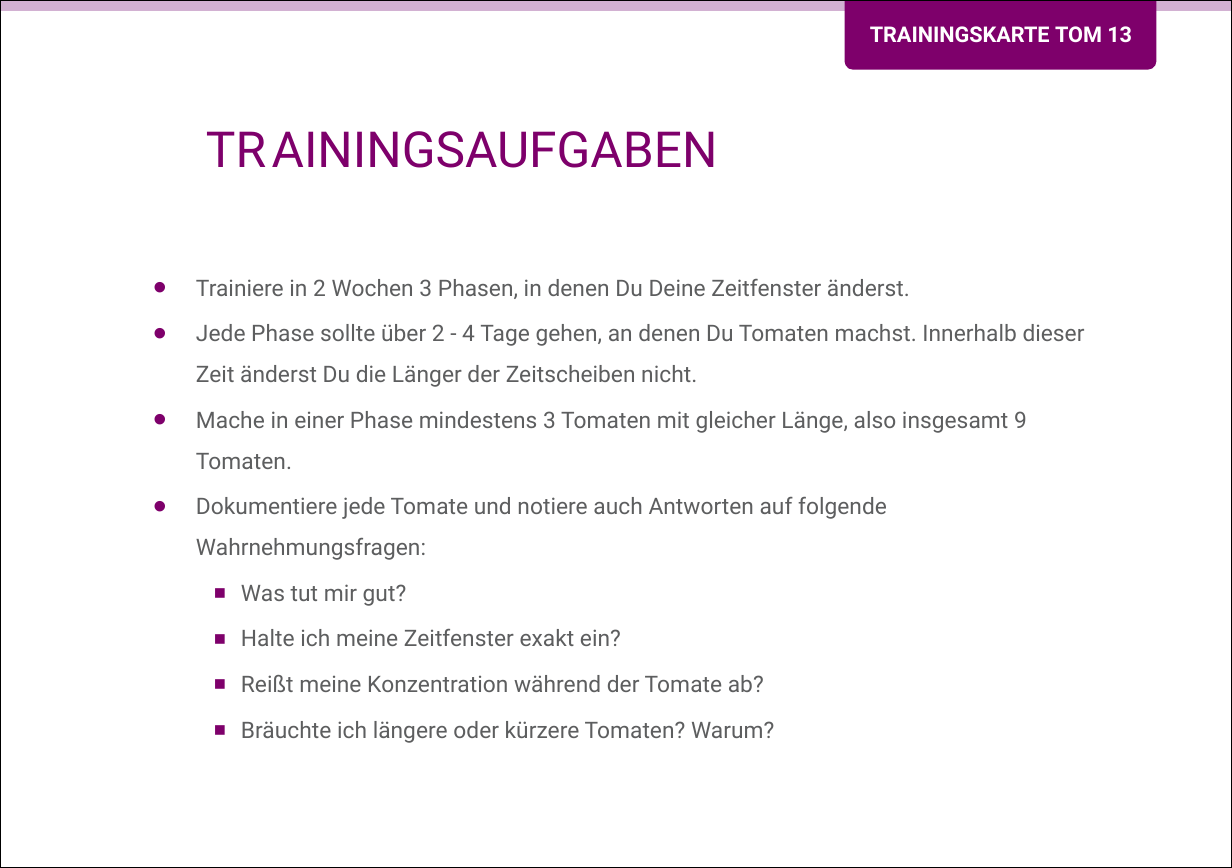
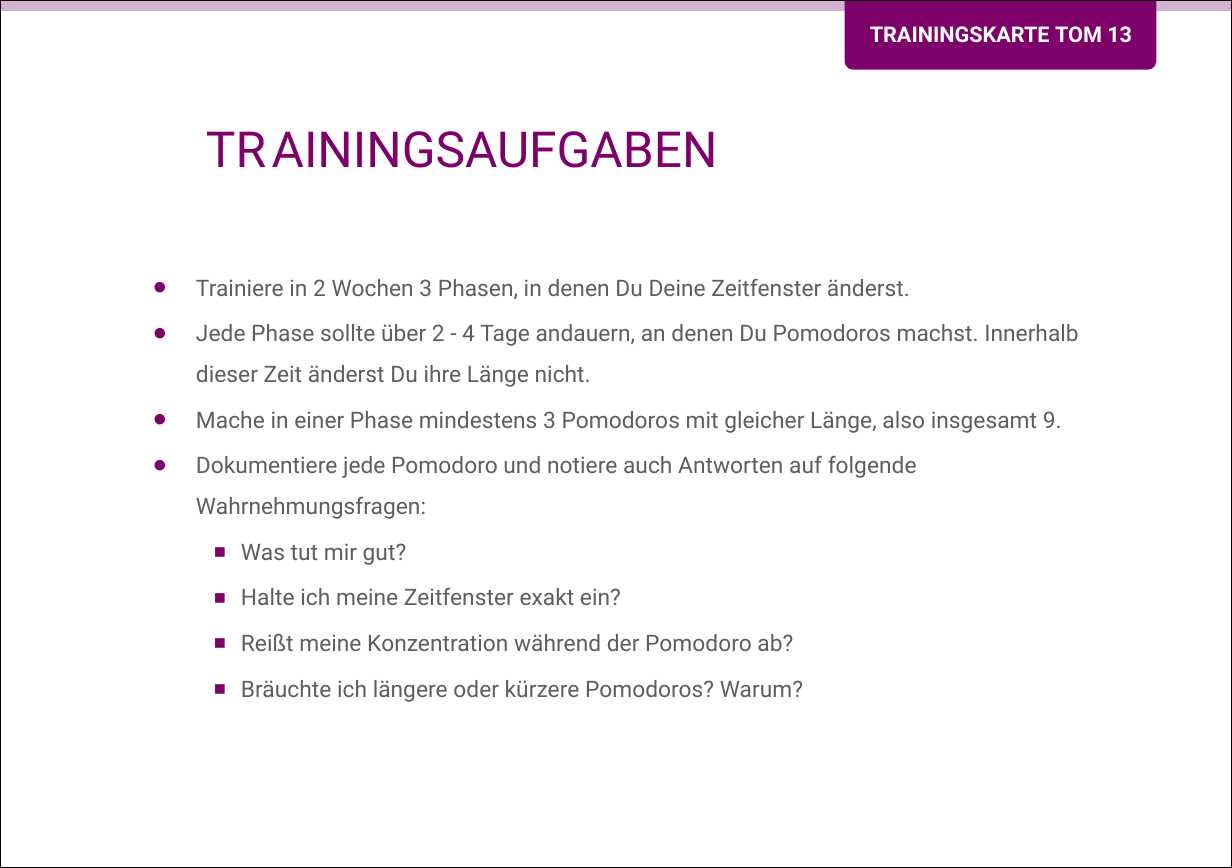
Before and after one commit to Teamtool/training-materials, a slide deck: slide 2 of training-cards/music moves/Tomatoes (TOM)/ger/apprentice/ger_TOM_13_Spiele_mit_der_Zeit_MM_A.pptx. Drawn at 1232x868 pixels with LibreOffice and Linux fonts; fonts in the diff are those of the drawing; background and template pictures are left out. Boxes give left, top, right and bottom in pixels: in the first picture for what was removed or moved away, otherwise in the second. Text is boxed around its words. In the diff, an @@ line names an element or a change of style, - is before the commit and + after.

Commit message:
TOM 13 Spiele mit der Zeit
Für Promotion überarbeitet

```diff
--- a/training-cards/music moves/Tomatoes (TOM)/ger/apprentice/ger_TOM_13_Spiele_mit_der_Zeit_MM_A.pptx
+++ b/training-cards/music moves/Tomatoes (TOM)/ger/apprentice/ger_TOM_13_Spiele_mit_der_Zeit_MM_A.pptx
@@ text at bbox=[196, 324, 1078, 519]: text changed @@
-• Jede Phase sollte über 2 - 4 Tage gehen, an denen Du Tomaten machst. Innerhalb dieser Zeit änderst Du die Länger der Zeitscheiben nicht.
-• Mache in einer Phase mindestens 3 Tomaten mit gleicher Länge, also insgesamt 9 Tomaten.
-• Dokumentiere jede Tomate und notiere auch Antworten auf folgende Wahrnehmungsfragen:
+• Jede Phase sollte über 2 - 4 Tage andauern, an denen Du Pomodoros machst. Innerhalb dieser Zeit änderst Du ihre Länge nicht.
+• Mache in einer Phase mindestens 3 Pomodoros mit gleicher Länge, also insgesamt 9.
+• Dokumentiere jede Pomodoro und notiere auch Antworten auf folgende Wahrnehmungsfragen:
@@ text at bbox=[241, 634, 803, 702]: text changed @@
-  ▪ Reißt meine Konzentration während der Tomate ab?
-  ▪ Bräuchte ich längere oder kürzere Tomaten? Warum?
+  ▪ Reißt meine Konzentration während der Pomodoro ab?
+  ▪ Bräuchte ich längere oder kürzere Pomodoros? Warum?
```
Also in this commit, not shown: 1 other slide changed, 1 other file.
